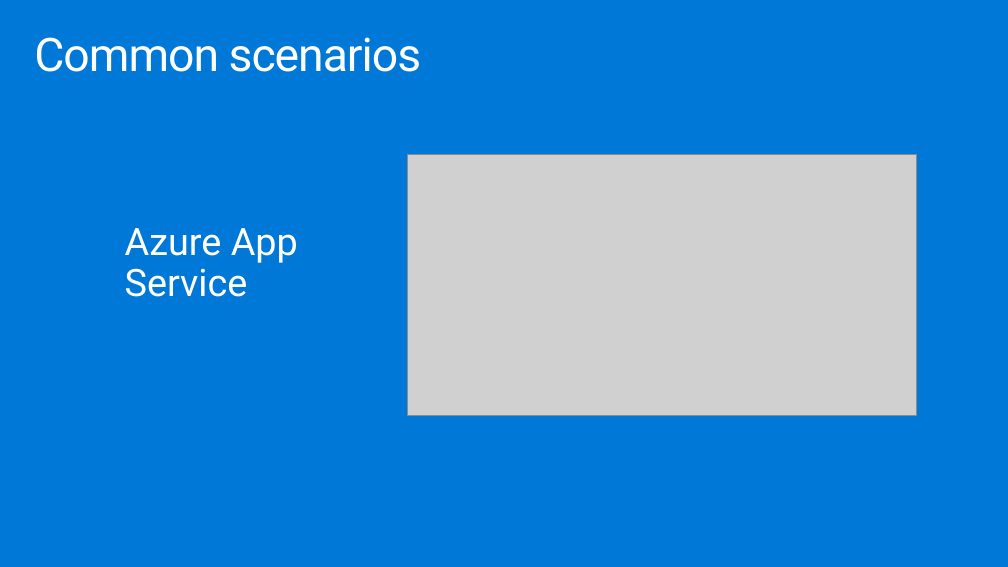
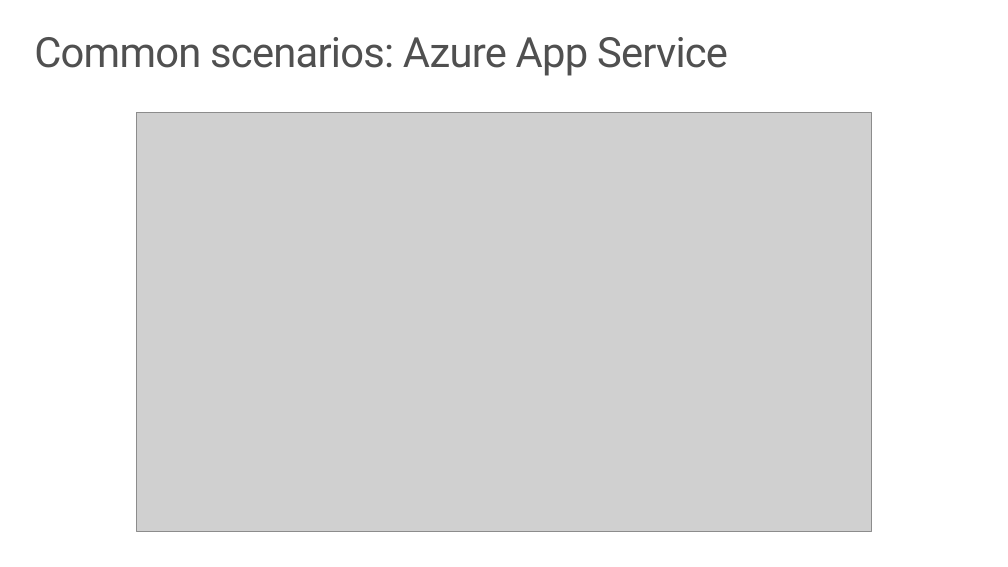
Before and after one commit to solliancenet/ica-wbs, a slide deck: slide 7 of Financial service modernization workshop/technology-overview-deck.pptx (slide 8 before the commit). Drawn at 1008x567 pixels with LibreOffice and Linux fonts; fonts in the diff are those of the drawing; grey boxes stand for pictures. Boxes give left, top, right and bottom in pixels: in the first picture for what was removed or moved away, otherwise in the second. Text is boxed around its words. In the diff, an @@ line names an element or a change of style, - is before the commit and + after.

```diff
--- a/Financial service modernization workshop/technology-overview-deck.pptx
+++ b/Financial service modernization workshop/technology-overview-deck.pptx
@@ background #0078D7 to #FFFFFF @@
@@ title at [34,37,728,76]: text changed; size 44.1 to 39.7 pt; text colour #FFFFFF to #505050 @@
-Common scenarios
+Common scenarios: Azure App Service
@@ picture: place and size @@
-picture at [408,154,917,415]
+picture at [137,112,872,532]
@@ text removed at [125,228,298,297] @@
-Azure App Service
```
Also in this commit, not shown: 9 other slides changed, 2 slides added, 3 slides removed, 4 other files.
